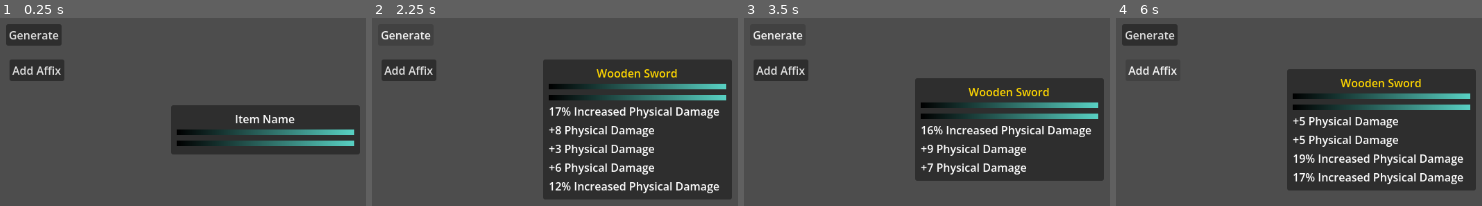
Above: before the commit, frames 1-4 (left to right).
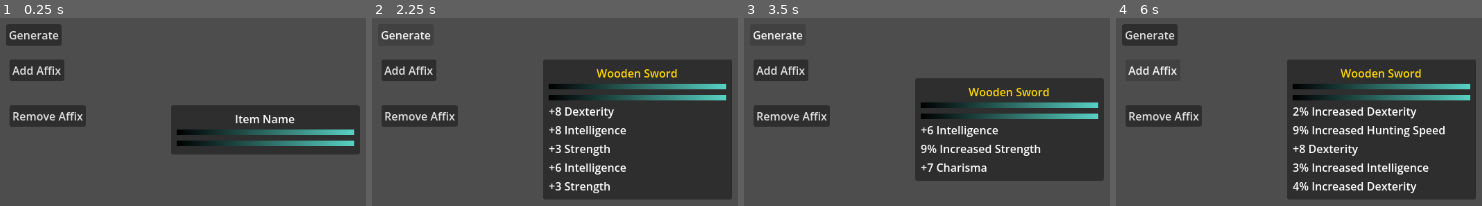
Above: after the commit, the same moments.

Repository: Tomohawk35/Crafting-Game
Game: Godot game, scene res://test_scene.tscn
Same seed, same stepped clock (60 frames per second), same inputs: the game is played once before the commit and once after it. The project has no main scene, so this scene is started directly.
Inputs (mouse positions are in pixels of both pictures, inside the frame that each line leads up to):
- Up to frame 1 (0.25 s): no input
- Up to frame 2 (2.25 s): click "Add Affix" at 0.5 s; click (419, 115) at 1.25 s, where only the run after the commit has a clickable "Remove Affix"; click "Generate" at 2 s
- Up to frame 3 (3.5 s): click "Generate" at 2.75 s
- Up to frame 4 (6 s): click "Add Affix" at 3.5 s; click (1163, 115) at 4.25 s, where only the run after the commit has a clickable "Remove Affix"; click "Generate" at 5 s; click "Add Affix" at 5.75 s

The runs differ from the first frame. In frame 1, 2.2% of the frame differs, in the area x 2-24%, y 46-58%; in frame 2, 7.0%; in frame 3, 5.0%; in frame 4, 19%, in the area x 2-99%, y 22-97%.
Error before the commit: Invalid call. Nonexistent function 'add_affix' in base 'Nil'. (res://test_scene.gd:27)
Error after the commit: Invalid call. Nonexistent function 'add_affix' in base 'Nil'. (res://test_scene.gd:29)

Commit message:
working on affixes

Diff:
--- a/crafting-game/affix_data.gd
+++ b/crafting-game/affix_data.gd
@@ -8,7 +8,15 @@
 @export var description : String
 @export var stat_name : String
 @export var tags : Array[String] = [] # HACK: Is this necessary?
-@export var equipment_types : Array[Constants.EquipmentType] = []
+@export var equipment_types : Dictionary[Constants.EquipmentType, bool] = {
+	Constants.EquipmentType.WEAPON : false,
+	Constants.EquipmentType.BODY_ARMOR : false,
+	Constants.EquipmentType.SHIELD : false,
+	Constants.EquipmentType.HELMET : false,
+	Constants.EquipmentType.RING : false,
+	Constants.EquipmentType.AMULET : false
+}
+@export var weight : int = 500
 
 @export var min_value : float = 1
 @export var max_value : float = 10
--- a/crafting-game/game_db.gd
+++ b/crafting-game/game_db.gd
@@ -2,7 +2,7 @@
 
 const ITEM_MODIFIERS_FILE_PATH : String = "res://item_modifiers.json"
 
-var AFFIXES : Array = []
+var AFFIXES : Array[AffixData] = []
 var BASE_ITEMS : Array = []
 
 
@@ -30,7 +30,7 @@
 func get_random_affix() -> AffixData:
 	return AFFIXES.pick_random()
 
-func get_affixes_by_item_type(item_type: Constants.EquipmentType) -> Array:
+func get_affixes_by_item_type(item_type: Constants.EquipmentType) -> Array[AffixData]:
 	return AFFIXES.filter(func(a: AffixData): return a.equipment_types.has(item_type))
 
 #func get_item_modifiers_by_item_type(item_type: Constants.ItemType) -> Dictionary:
--- a/crafting-game/items/equipment.gd
+++ b/crafting-game/items/equipment.gd
@@ -1,8 +1,6 @@
 extends Item
 class_name Equipment
 
-# item_name
-# icon
-
 @export var equipment_type : Constants.EquipmentType
 @export var implicits : Array[AffixData] = []
+@export var stackable : bool = false
--- a/crafting-game/items/equipment_instance.gd
+++ b/crafting-game/items/equipment_instance.gd
@@ -9,6 +9,10 @@
 @export var explicit_affixes : Array[AffixInstance] = []
 @export var affix_limit : int
 @export var rarity : Constants.Rarity
+
+func _update_stats() -> void:
+	rarity = get_rarity()
+	stats_updated.emit()
 
 func get_rarity() -> Constants.Rarity:
 	match explicit_affixes.size():
@@ -34,3 +38,11 @@
 	a_inst.affix_data = possible_affixes.pick_random()
 	a_inst.roll_value()
 	explicit_affixes.append(a_inst)
+	_update_stats()
+
+func remove_affix() -> void:
+	if explicit_affixes.size() <= 0:
+		return
+	var a : AffixInstance = explicit_affixes.pick_random()
+	explicit_affixes.erase(a)
+	_update_stats()
--- a/crafting-game/resources/affixes/added_armor.tres
+++ /dev/null
@@ -1,13 +0,0 @@
-[gd_resource type="Resource" script_class="AffixData" format=3 uid="uid://b8bqeanvrviuv"]
-
-[ext_resource type="Script" uid="uid://ftxod0jqfkn4" path="res://affix_data.gd" id="1_334ls"]
-
-[resource]
-script = ExtResource("1_334ls")
-description = "Adds %d armor"
-stat_name = "added_armor"
-tags = Array[String](["armor"])
-equipment_types = Array[int]([1, 2, 3])
-min_value = 5.0
-max_value = 15.0
-metadata/_custom_type_script = "uid://ftxod0jqfkn4"
--- a/crafting-game/resources/affixes/added_physical_damage.tres
+++ /dev/null
@@ -1,11 +0,0 @@
-[gd_resource type="Resource" script_class="AffixData" format=3 uid="uid://djp3q402e44jb"]
-
-[ext_resource type="Script" uid="uid://ftxod0jqfkn4" path="res://affix_data.gd" id="1_nb73s"]
-
-[resource]
-script = ExtResource("1_nb73s")
-description = "Adds %d physical damage"
-stat_name = "physical_damage"
-tags = Array[String](["physical", "attack"])
-equipment_types = Array[int]([0])
-metadata/_custom_type_script = "uid://ftxod0jqfkn4"
--- /dev/null
+++ b/crafting-game/resources/affixes/charisma.tres
@@ -0,0 +1,18 @@
+[gd_resource type="Resource" script_class="AffixData" format=3 uid="uid://cj7j34iqm1701"]
+
+[ext_resource type="Script" uid="uid://ftxod0jqfkn4" path="res://affix_data.gd" id="1_ihl6l"]
+
+[resource]
+script = ExtResource("1_ihl6l")
+description = "+# to Charisma"
+stat_name = "charisma"
+tags = Array[String](["charisma"])
+equipment_types = Dictionary[int, bool]({
+0: false,
+1: true,
+2: true,
+3: true,
+4: true,
+5: true
+})
+metadata/_custom_type_script = "uid://ftxod0jqfkn4"
--- /dev/null
+++ b/crafting-game/resources/affixes/charisma_pct.tres
@@ -0,0 +1,20 @@
+[gd_resource type="Resource" script_class="AffixData" format=3 uid="uid://be7j80mn0xtue"]
+
+[ext_resource type="Script" uid="uid://ftxod0jqfkn4" path="res://affix_data.gd" id="1_d6kcq"]
+
+[resource]
+script = ExtResource("1_d6kcq")
+description = "+#% Increased Charisma"
+stat_name = "charisma_pct"
+tags = Array[String](["charisma"])
+equipment_types = Dictionary[int, bool]({
+0: false,
+1: true,
+2: true,
+3: true,
+4: true,
+5: true
+})
+weight = 50
+max_value = 4.0
+metadata/_custom_type_script = "uid://ftxod0jqfkn4"
--- /dev/null
+++ b/crafting-game/resources/affixes/dexterity.tres
@@ -0,0 +1,18 @@
+[gd_resource type="Resource" script_class="AffixData" format=3 uid="uid://fb6gthdq2jnk"]
+
+[ext_resource type="Script" uid="uid://ftxod0jqfkn4" path="res://affix_data.gd" id="1_kfsau"]
+
+[resource]
+script = ExtResource("1_kfsau")
+description = "+# to Dexterity"
+stat_name = "dexterity"
+tags = Array[String](["dexterity"])
+equipment_types = Dictionary[int, bool]({
+0: false,
+1: true,
+2: true,
+3: true,
+4: true,
+5: true
+})
+metadata/_custom_type_script = "uid://ftxod0jqfkn4"
--- /dev/null
+++ b/crafting-game/resources/affixes/dexterity_pct.tres
@@ -0,0 +1,20 @@
+[gd_resource type="Resource" script_class="AffixData" format=3 uid="uid://ccdicyun5ojgt"]
+
+[ext_resource type="Script" uid="uid://ftxod0jqfkn4" path="res://affix_data.gd" id="1_f5hyi"]
+
+[resource]
+script = ExtResource("1_f5hyi")
+description = "+#% Increased Dexterity"
+stat_name = "dexterity_pct"
+tags = Array[String](["dexterity"])
+equipment_types = Dictionary[int, bool]({
+0: false,
+1: true,
+2: true,
+3: true,
+4: true,
+5: true
+})
+weight = 50
+max_value = 4.0
+metadata/_custom_type_script = "uid://ftxod0jqfkn4"
--- /dev/null
+++ b/crafting-game/resources/affixes/hunting_speed.tres
@@ -0,0 +1,18 @@
+[gd_resource type="Resource" script_class="AffixData" format=3 uid="uid://dvul07vwitrs3"]
+
+[ext_resource type="Script" uid="uid://ftxod0jqfkn4" path="res://affix_data.gd" id="1_lxbfq"]
+
+[resource]
+script = ExtResource("1_lxbfq")
+description = "+#% Increased Hunting Speed"
+stat_name = "hunting_speed_pct"
+tags = Array[String](["hunting", "speed"])
+equipment_types = Dictionary[int, bool]({
+0: true,
+1: true,
+2: true,
+3: true,
+4: true,
+5: true
+})
+metadata/_custom_type_script = "uid://ftxod0jqfkn4"
--- a/crafting-game/resources/affixes/increased_physical_damage.tres
+++ /dev/null
@@ -1,13 +0,0 @@
-[gd_resource type="Resource" script_class="AffixData" format=3 uid="uid://cgvchyuajh501"]
-
-[ext_resource type="Script" uid="uid://ftxod0jqfkn4" path="res://affix_data.gd" id="1_bqu8t"]
-
-[resource]
-script = ExtResource("1_bqu8t")
-description = "%d%% increased physical damage"
-stat_name = "physical_damage_pct"
-tags = Array[String](["increased", "physical", "attack"])
-equipment_types = Array[int]([0])
-min_value = 10.0
-max_value = 20.0
-metadata/_custom_type_script = "uid://ftxod0jqfkn4"
--- /dev/null
+++ b/crafting-game/resources/affixes/intelligence.tres
@@ -0,0 +1,18 @@
+[gd_resource type="Resource" script_class="AffixData" format=3 uid="uid://cdibjphm2tyjj"]
+
+[ext_resource type="Script" uid="uid://ftxod0jqfkn4" path="res://affix_data.gd" id="1_fsn8u"]
+
+[resource]
+script = ExtResource("1_fsn8u")
+description = "+# to Intelligence"
+stat_name = "intelligence"
+tags = Array[String](["intelligence"])
+equipment_types = Dictionary[int, bool]({
+0: false,
+1: true,
+2: true,
+3: true,
+4: true,
+5: true
+})
+metadata/_custom_type_script = "uid://ftxod0jqfkn4"
--- /dev/null
+++ b/crafting-game/resources/affixes/intelligence_pct.tres
@@ -0,0 +1,20 @@
+[gd_resource type="Resource" script_class="AffixData" format=3 uid="uid://d2h80gbtk7mrl"]
+
+[ext_resource type="Script" uid="uid://ftxod0jqfkn4" path="res://affix_data.gd" id="1_tlna7"]
+
+[resource]
+script = ExtResource("1_tlna7")
+description = "+#% Increased Intelligence"
+stat_name = "intelligence_pct"
+tags = Array[String](["intelligence"])
+equipment_types = Dictionary[int, bool]({
+0: false,
+1: true,
+2: true,
+3: true,
+4: true,
+5: true
+})
+weight = 50
+max_value = 4.0
+metadata/_custom_type_script = "uid://ftxod0jqfkn4"
--- /dev/null
+++ b/crafting-game/resources/affixes/strength.tres
@@ -0,0 +1,18 @@
+[gd_resource type="Resource" script_class="AffixData" format=3 uid="uid://yxilwke1ildc"]
+
+[ext_resource type="Script" uid="uid://ftxod0jqfkn4" path="res://affix_data.gd" id="1_vqs5m"]
+
+[resource]
+script = ExtResource("1_vqs5m")
+description = "+# to Strength"
+stat_name = "strength"
+tags = Array[String](["strength"])
+equipment_types = Dictionary[int, bool]({
+0: false,
+1: true,
+2: true,
+3: true,
+4: true,
+5: true
+})
+metadata/_custom_type_script = "uid://ftxod0jqfkn4"
--- /dev/null
+++ b/crafting-game/resources/affixes/strength_pct.tres
@@ -0,0 +1,18 @@
+[gd_resource type="Resource" script_class="AffixData" format=3 uid="uid://bkvfan2acf4x4"]
+
+[ext_resource type="Script" uid="uid://ftxod0jqfkn4" path="res://affix_data.gd" id="1_0e2mb"]
+
+[resource]
+script = ExtResource("1_0e2mb")
+description = "+#% Increased Strength"
+stat_name = "strength_pct"
+tags = Array[String](["strength"])
+equipment_types = Dictionary[int, bool]({
+0: false,
+1: true,
+2: true,
+3: true,
+4: true,
+5: true
+})
+metadata/_custom_type_script = "uid://ftxod0jqfkn4"
--- a/crafting-game/test_scene.gd
+++ b/crafting-game/test_scene.gd
@@ -6,10 +6,12 @@
 @onready var equipment_tooltip: EquipmentTooltip = $EquipmentTooltip
 @onready var generate_button: Button = $GenerateButton
 @onready var add_button: Button = $AddButton
+@onready var remove_button: Button = $RemoveButton
 
 func _ready() -> void:
 	generate_button.pressed.connect(_on_generate_button_pressed)
 	add_button.pressed.connect(_on_add_button_pressed)
+	remove_button.pressed.connect(_on_remove_button_pressed)
 
 func _on_generate_button_pressed() -> void:
 	if item:
@@ -25,3 +27,9 @@
 
 func _on_add_button_pressed() -> void:
 	item.add_affix()
+
+func _on_remove_button_pressed() -> void:
+	item.remove_affix()
+
+# Should these methods be here or should they be in the
+# item generator?
--- a/crafting-game/test_scene.tscn
+++ b/crafting-game/test_scene.tscn
@@ -37,3 +37,11 @@
 offset_right = 286.0
 offset_bottom = 254.0
 text = "Add Affix"
+
+[node name="RemoveButton" type="Button" parent="." unique_id=728985497]
+layout_mode = 0
+offset_left = 207.0
+offset_top = 289.0
+offset_right = 286.0
+offset_bottom = 320.0
+text = "Remove Affix"
Not shown, changed: crafting-game/notes.txt
